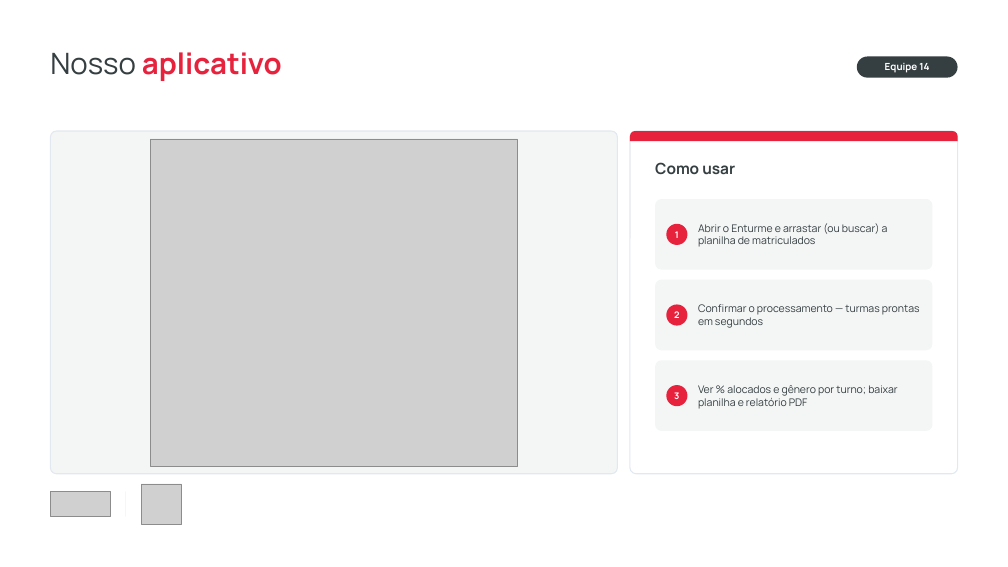
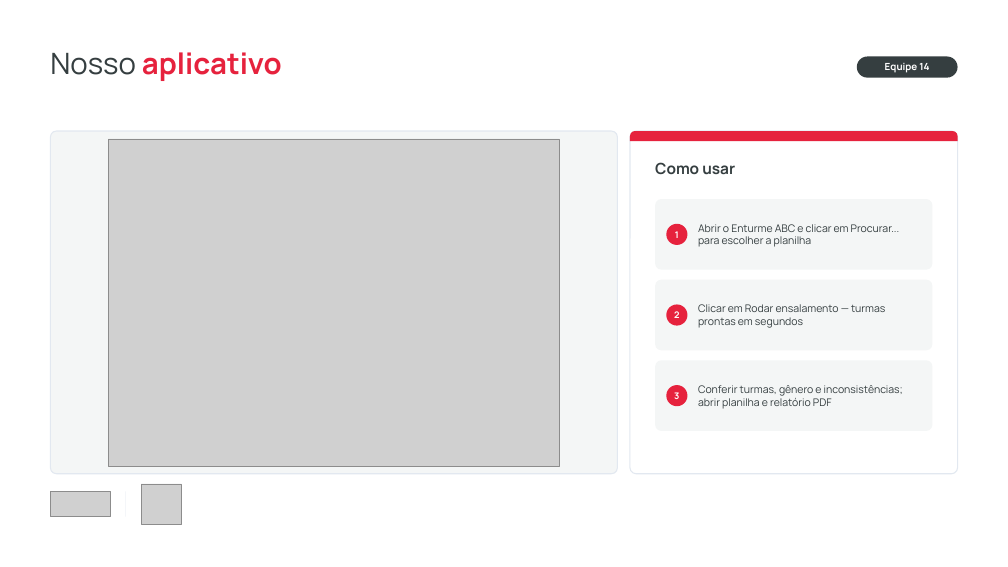
Before and after one commit to m2605/desafio-unisoma, a slide deck: slide 6 of solucao_monolitica/docs/Apresentacao_Enturme.pptx. Drawn at 1008x567 pixels with LibreOffice and Linux fonts; fonts in the diff are those of the drawing; grey boxes stand for pictures; background and template pictures are left out. Boxes give left, top, right and bottom in pixels: in the first picture for what was removed or moved away, otherwise in the second. Text is boxed around its words. In the diff, an @@ line names an element or a change of style, - is before the commit and + after.

Commit message:
Slides com o nome Enturme ABC e o print da nova interface; entrega atualizada

```diff
--- a/solucao_monolitica/docs/Apresentacao_Enturme.pptx
+++ b/solucao_monolitica/docs/Apresentacao_Enturme.pptx
@@ picture: place and size @@
-picture at [150, 139, 518, 466]
+picture at [108, 139, 559, 466]
@@ text at [698, 224, 900, 247]: text changed @@
-Abrir o Enturme e arrastar (ou buscar) a planilha de matriculados
+Abrir o Enturme ABC e clicar em Procurar... para escolher a planilha
@@ text at [698, 304, 885, 328]: text changed @@
-Confirmar o processamento — turmas prontas em segundos
+Clicar em Rodar ensalamento — turmas prontas em segundos
@@ text at [698, 385, 903, 409]: text changed @@
-Ver % alocados e gênero por turno; baixar planilha e relatório PDF
+Conferir turmas, gênero e inconsistências; abrir planilha e relatório PDF
```
Also in this commit, not shown: 3 other slides changed, 7 other files.
